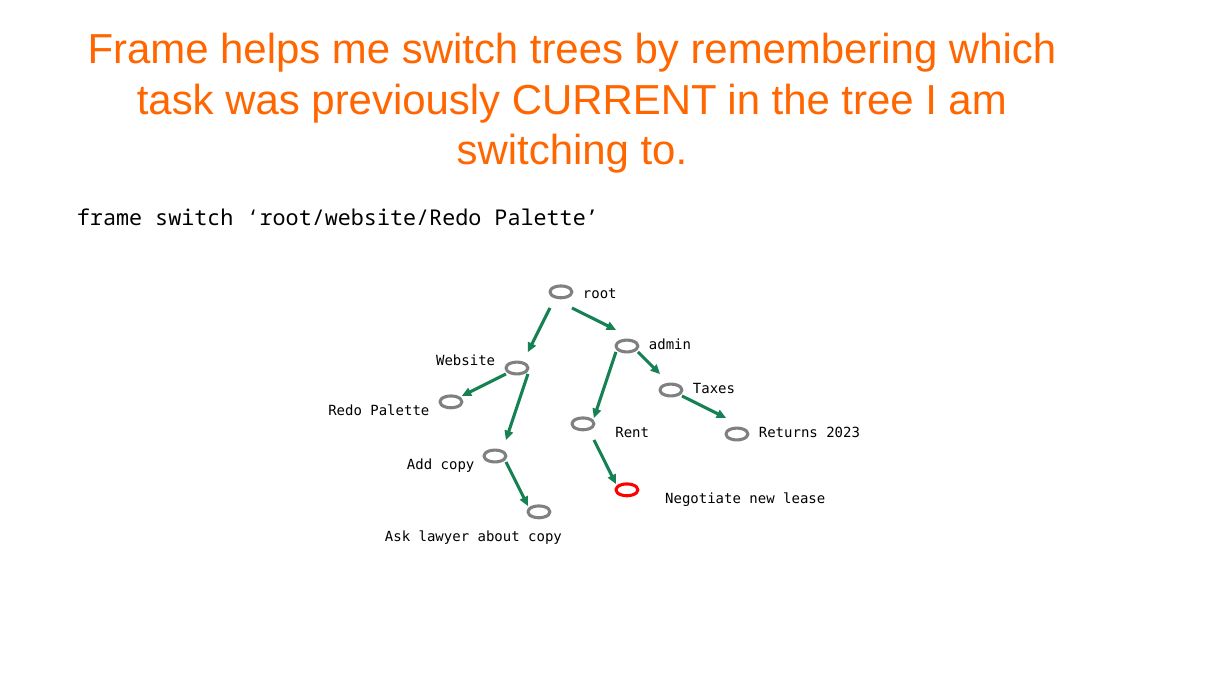
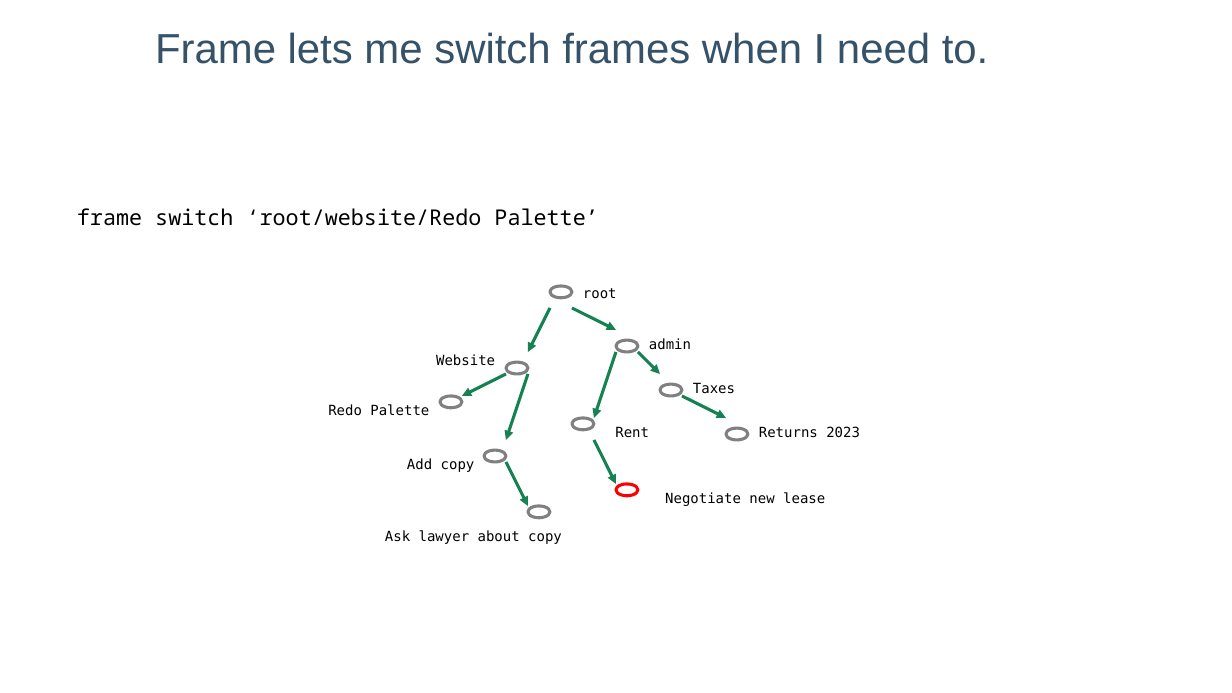
Before and after one commit to lelanthran/frame, a slide deck: slide 39 of docs/FrameIntroduction.odp. Drawn at 1232x693 pixels with LibreOffice and Linux fonts; fonts in the diff are those of the drawing; background and template pictures are left out. Boxes give left, top, right and bottom in pixels: in the first picture for what was removed or moved away, otherwise in the second. Text is boxed around its words. In the diff, an @@ line names an element or a change of style, - is before the commit and + after.

```diff
--- a/docs/FrameIntroduction.odp
+++ b/docs/FrameIntroduction.odp
@@ title at [155,32,988,64]: text changed; text colour #FF6600 to #355269 @@
-Frame helps me switch trees by remembering which task was previously CURRENT in the tree I am switching to.
+Frame lets me switch frames when I need to.
```
Also in this commit, not shown: 47 other slides changed.
